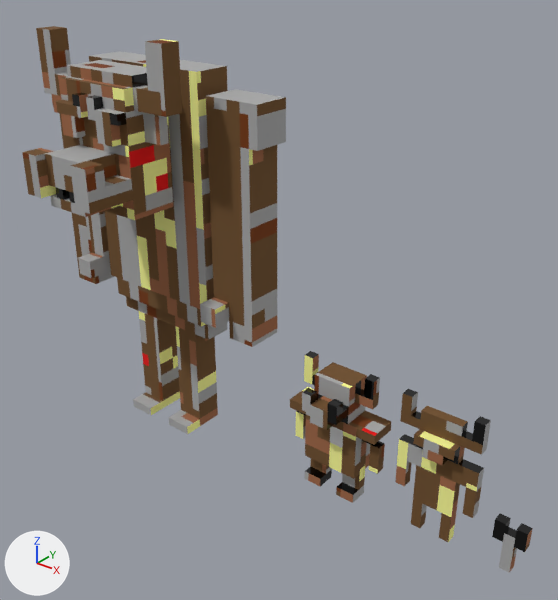
Renders of the glTF model wot_cute_models/gltf/Enemies_Trolloc_Boar.glb from each side of a commit.
The view is the same before and after, from a 50 mm camera at (43.6, -47.4, 59.8) aimed at (3.7, 2.5, 28.8). Every picture has the same lights, and +X, +Y and +Z are marked at lower left. Where no turn or scale is listed for an object, it has been applied to the vertices. Vertices at the same position are counted once.

Objects in the first picture: 'pl0'.
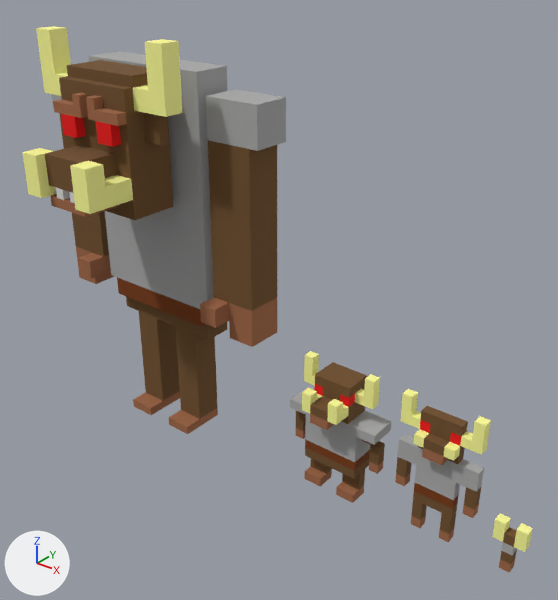
Pixel boxes [x1, y1, x2, y2] of what changed, in the pictures (558 x 600 px):
```json
{"part": 1, "of": "me_geometry5", "change": "added", "after": [22, 26, 533, 572]}
{"part": 2, "of": "me_geometry5", "change": "surface changed", "before": [56, 93, 532, 538], "after": [56, 93, 532, 538]}
```

Edits to the scene script, one JSON object a line:
```json
{"block": "me_geometry5", "where": "# used by ob_pl0; location = (0.0, 0.0, 29.5)"}
{"op": "remove", "block": "me_geometry5", "code": "me_geometry5.from_pydata(...)  # 539 vertices, 784 faces; spans x -28.5..28.5, y -7.5..7.5, z -21.5..21.5"}
{"op": "add", "block": "me_geometry5", "code": "me_geometry5.from_pydata(...)  # 3952 vertices, 7900 faces; spans x -28.5..28.5, y -7.5..7.5, z -21.5..21.5"}
{"block": "me_geometry5", "change": "me_geometry5 part 1: 3413 vertices added at x -28.5..28.5, y -7.5..7.5, z -21.5..21.5"}
{"block": "me_geometry5", "change": "me_geometry5 part 2: 164 kept faces spanning x -18.5..28.5, y -6.5..7.5, z -21.5..16.5 get new texture (UV) coordinates"}
```
